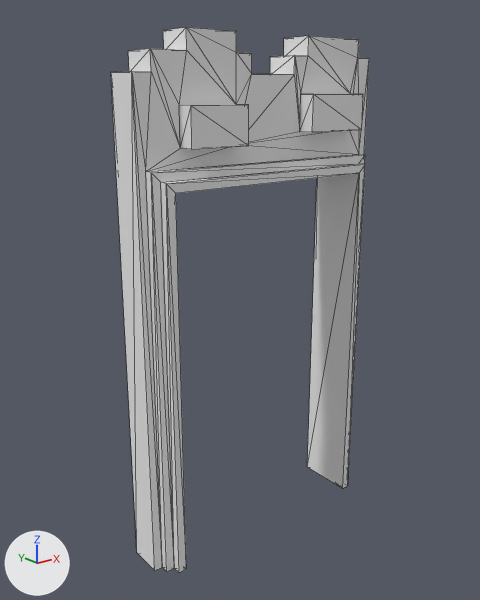
The OBJ model 3DGame/Assets/Models/Door1/door.obj: old version first, new version second.
The view is the same before and after, from a 50 mm lens placed at (-4.81, -6.97, 3.62), pointed at (-0.14, -1.14, 1.29). The lights are fixed; the arrows at lower left show +X, +Y and +Z. The first picture is the older version. Mesh edges are drawn as thin lines. Where no turn or scale is listed for an object, it has been applied to the vertices. Vertices at exactly the same position are counted once.

Objects in the first picture: 'Untitled'.
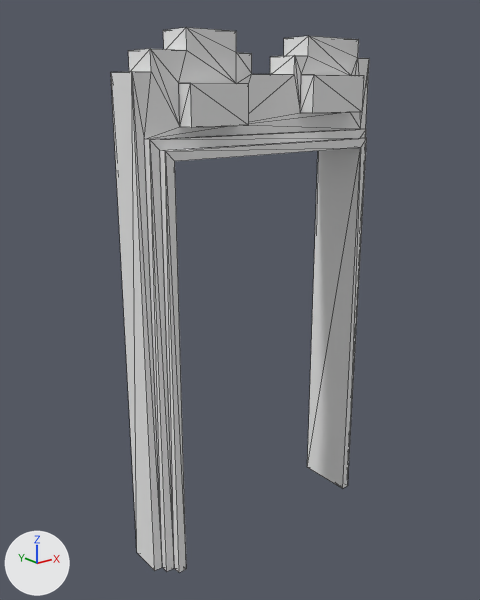
The newer file is also turned or shifted as a whole; pictures and numbers use the older file's frame.

What the commit changed:
me_untitled has 94 vertices, 184 faces and spans x -1.6..1.6, y -1.6..-0.9, z -1.6..4.2.
me_untitled is used by ob_untitled; location (0.0, 0.0, 0.0).
me_untitled part 1: all 16 vertices in x -1.1..1.3, y -1.6..-1.4, z 3.1..3.6 are moved by (0.0, 0.0, 0.2).
me_untitled part 2: all 18 vertices in x -1.5..1.5, y -1.6..-0.9, z 2.7..2.9 are moved by (0.0, 0.0, 0.3).

Changed parts and their boxes [x1, y1, x2, y2] in the pictures (480 x 600 px; the box of a moved part takes in the faces that stretch with it):
part 1 of me_untitled, moved or reshaped
    before: [146, 28, 363, 172]
    after: [144, 28, 364, 139]
part 2 of me_untitled, moved or reshaped
    both: [132, 58, 369, 573]
